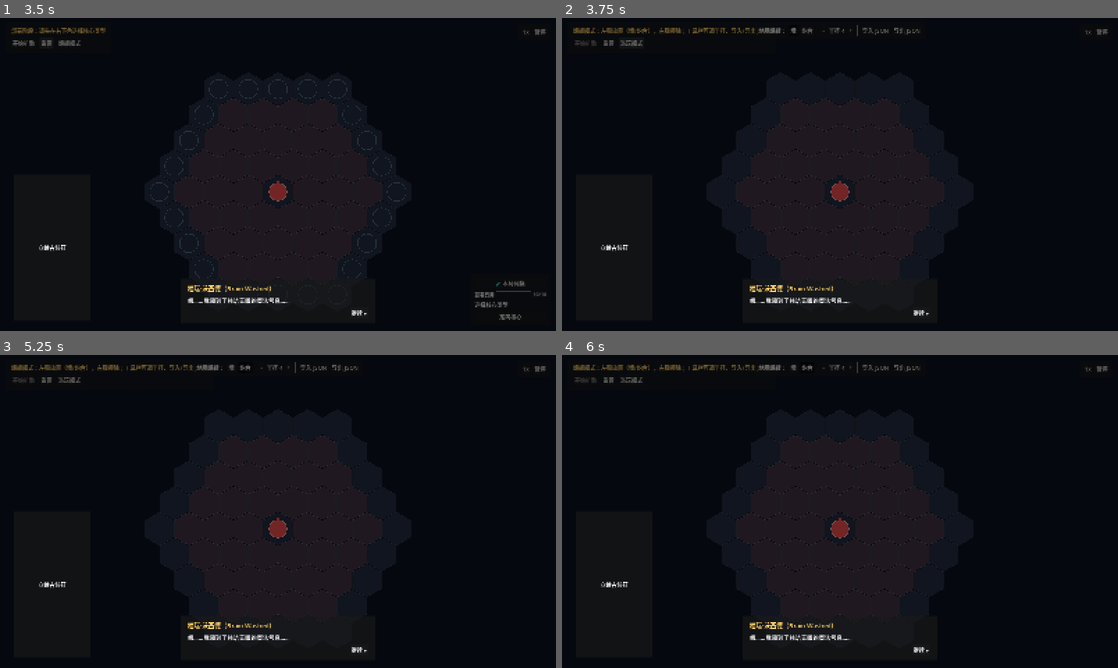
Above: before the commit, frames 1-4 (two rows, left to right).
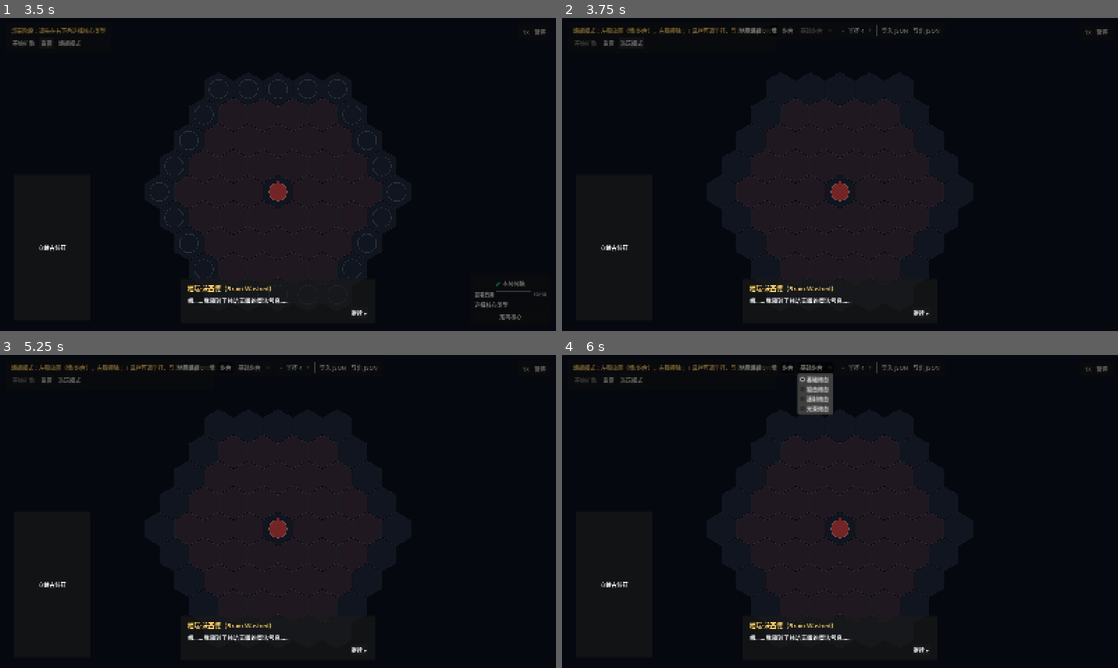
Above: after the commit, the same moments.

Repository: Dilute-l/ProjectGrow
Game: Godot game, scene res://main_menu.tscn
Two runs of this game, one before a commit and one after it. Both use one fixed random seed, a clock stepped at 60 frames per second and the inputs below.
Inputs (mouse positions are in pixels of both pictures, inside the frame that each line leads up to):
- Up to frame 1 (3.5 s): click "开始游戏" at 0.5 s; click "开始扩散" at 1.25 s; click "开始扩散" at 2 s; click "重置" at 2.75 s
- Up to frame 2 (3.75 s): click "编辑模式" at 3.5 s
- Up to frame 3 (5.25 s): click "墙" at 4.25 s; click "炮台" at 5 s
- Up to frame 4 (6 s): click (817, 367) at 5.75 s, where only the run after the commit has a clickable "基础炮台"

Frame 1 is identical in both runs. In frame 2, 0.4% of the frame differs, in the area x 31-68%, y 2-6%; in frame 3, 0.4%; in frame 4, 1.2%, in the area x 31-68%, y 2-20%.

Commit message:
Edit mode turrent choose

Diff:
--- a/scripts/hex_editor.gd
+++ b/scripts/hex_editor.gd
@@ -7,6 +7,18 @@
 ## 导入/导出对话框，以及编辑器工具栏与文件对话框的 UI 构建。
 
 var game
+
+# 炮台种类显示名（与 EnemyTurret.TURRET_TYPES 的 key 对应）
+const TURRET_TYPE_LABELS := {
+	"basic": "基础炮台",
+	"sniper": "狙击炮台",
+	"rapid": "速射炮台",
+	"beam": "光束炮台",
+}
+
+# 炮台种类下拉框与其 key 列表（构建编辑器 UI 时填充）
+var turret_type_option: OptionButton
+var turret_type_keys: Array = []
 
 func _init(g) -> void:
 	game = g
@@ -41,15 +53,18 @@
 	if game.editor_brush == 0:  # 墙
 		game.walls[cell] = true
 		game.turret_positions.erase(cell)  # 墙与炮台不重叠
+		game.turret_types.erase(cell)
 	else:  # 炮台
 		game.walls.erase(cell)
 		if not game.turret_positions.has(cell):
 			game.turret_positions.append(cell)
+		game.turret_types[cell] = game.editor_turret_type  # 记录所选的炮台种类（重复点击即改种类）
 	game.queue_redraw()
 
 func erase(cell: Vector2i) -> void:
 	game.walls.erase(cell)
 	game.turret_positions.erase(cell)
+	game.turret_types.erase(cell)
 	game.queue_redraw()
 
 func select_brush(i: int) -> void:
@@ -58,6 +73,15 @@
 		game.wall_btn.button_pressed = (i == 0)
 	if game.turret_btn:
 		game.turret_btn.button_pressed = (i == 1)
+	if turret_type_option:
+		turret_type_option.disabled = (i != 1)  # 只有炮台笔刷才需要选种类
+
+func _on_turret_type_selected(idx: int) -> void:
+	if idx >= 0 and idx < turret_type_keys.size():
+		game.editor_turret_type = str(turret_type_keys[idx])
+
+func _turret_type_label(key: String) -> String:
+	return TURRET_TYPE_LABELS.get(key, key)
 
 func change_radius(delta: int) -> void:
 	game.map_radius = clampi(game.map_radius + delta, 1, 10)
@@ -127,6 +151,15 @@
 	game.turret_btn.pressed.connect(select_brush.bind(1))
 	hbox.add_child(game.turret_btn)
 
+	# 炮台种类选择（仅炮台笔刷可用）
+	turret_type_option = OptionButton.new()
+	turret_type_keys = EnemyTurret.TURRET_TYPES.keys()
+	for k in turret_type_keys:
+		turret_type_option.add_item(_turret_type_label(str(k)))
+	turret_type_option.disabled = true  # 默认是墙笔刷
+	turret_type_option.item_selected.connect(_on_turret_type_selected)
+	hbox.add_child(turret_type_option)
+
 	hbox.add_child(VSeparator.new())
 
 	var minus := Button.new()
--- a/scripts/hex_game.gd
+++ b/scripts/hex_game.gd
@@ -170,6 +170,7 @@
 enum Mode { PLAY, EDIT }
 var mode := Mode.PLAY
 var editor_brush := 0              # 0=墙, 1=炮台
+var editor_turret_type := "basic"  # 地图编辑器当前选择的炮台种类（basic/sniper/rapid/beam）
 var editor_layer: CanvasLayer
 var mode_button: Button
 var radius_label: Label
Not shown, changed: DEMO.pck
